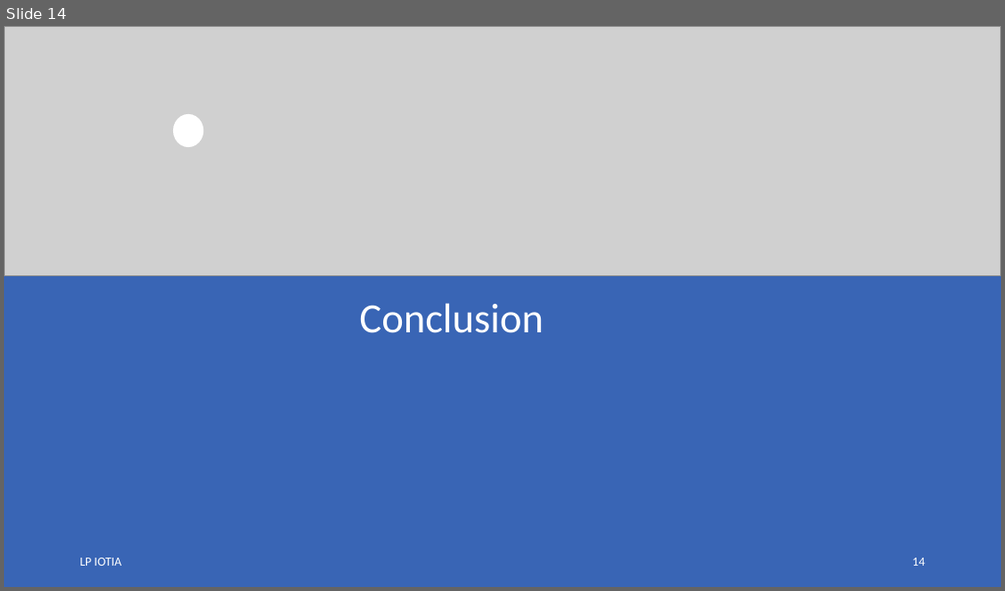
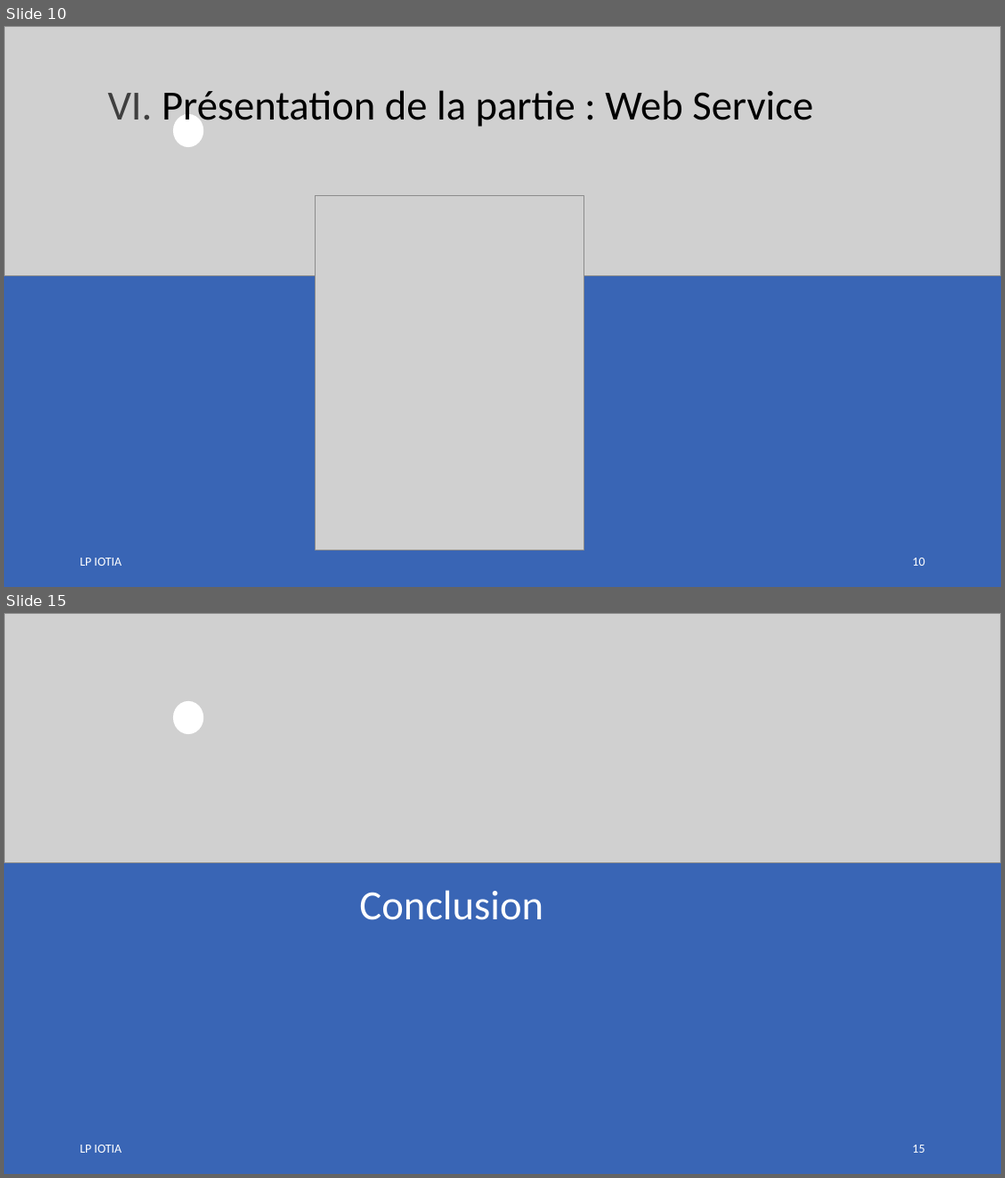
Before and after one commit to LENSAlex/ProjetIotia, a slide deck: Diapo_commun/PresentationCommune.pptx. Shown one above the other, each under a label of ours: slide 14 before the commit, slides 10 and 15 after it; the slides between them are not shown. The pictures are 1005x591 and 1005x1178 pixels, drawn with LibreOffice and Linux fonts; fonts in the diff are those of the drawing; grey boxes stand for pictures. Boxes give left, top, right and bottom in pixels: in the first picture for what was removed or moved away, otherwise in the second. Text is boxed around its words. In the diff, an @@ line names an element or a change of style, - is before the commit and + after.

Commit message:
maj diapo web service

```diff
--- a/Diapo_commun/PresentationCommune.pptx
+++ b/Diapo_commun/PresentationCommune.pptx
@@ slide 10 added at bbox=[4, 26, 1001, 587], background #000000 @@
@@ picture added at bbox=[4, 26, 1001, 275] @@
@@ text added at bbox=[108, 90, 813, 130], 40 pt, text #000000 @@
+VI. Présentation de la partie : Web Service
@@ ellipse added at bbox=[173, 114, 203, 147], fill #FFFFFF @@
@@ rectangle added at bbox=[4, 137, 1001, 587], fill #3965B5 @@
@@ picture added at bbox=[316, 195, 584, 550] @@
@@ text added at bbox=[80, 557, 121, 565], 12 pt, text #FFFFFF @@
+LP IOTIA
@@ page number added at bbox=[912, 557, 924, 565], 12 pt, text #FFFFFF @@
+10
@@ what was slide 14 is now slide 15 @@
@@ page number at bbox=[912, 1144, 924, 1152]: text changed @@
-14
+15
```
Also in this commit, not shown: 9 slides changed.
